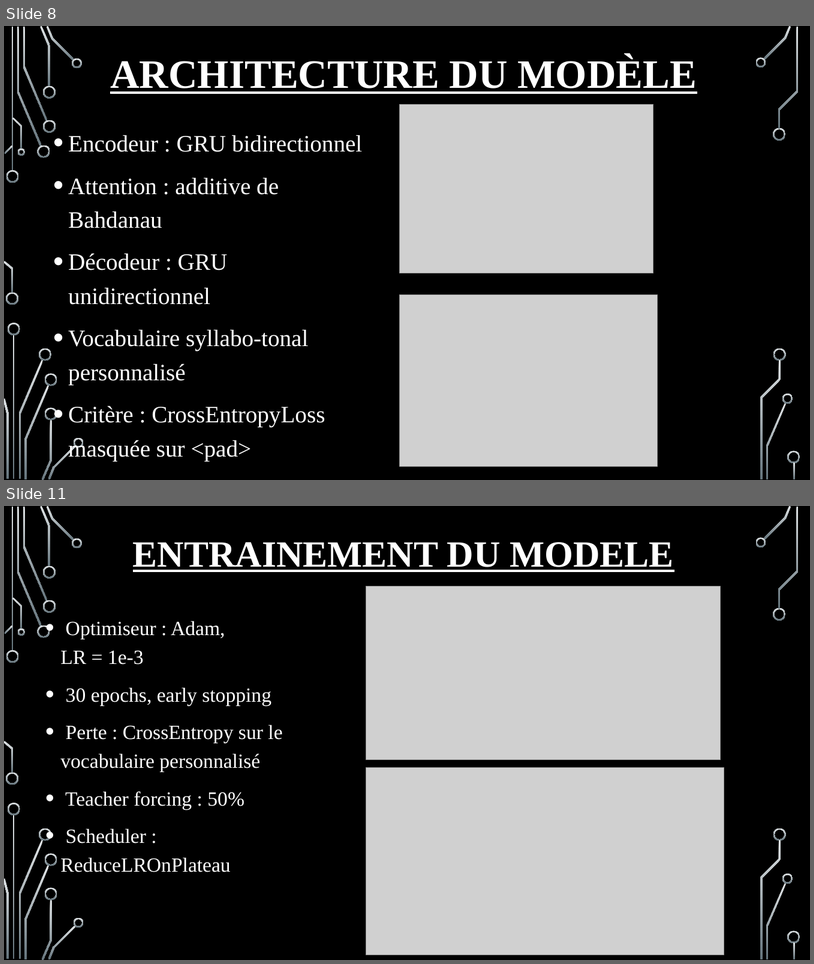
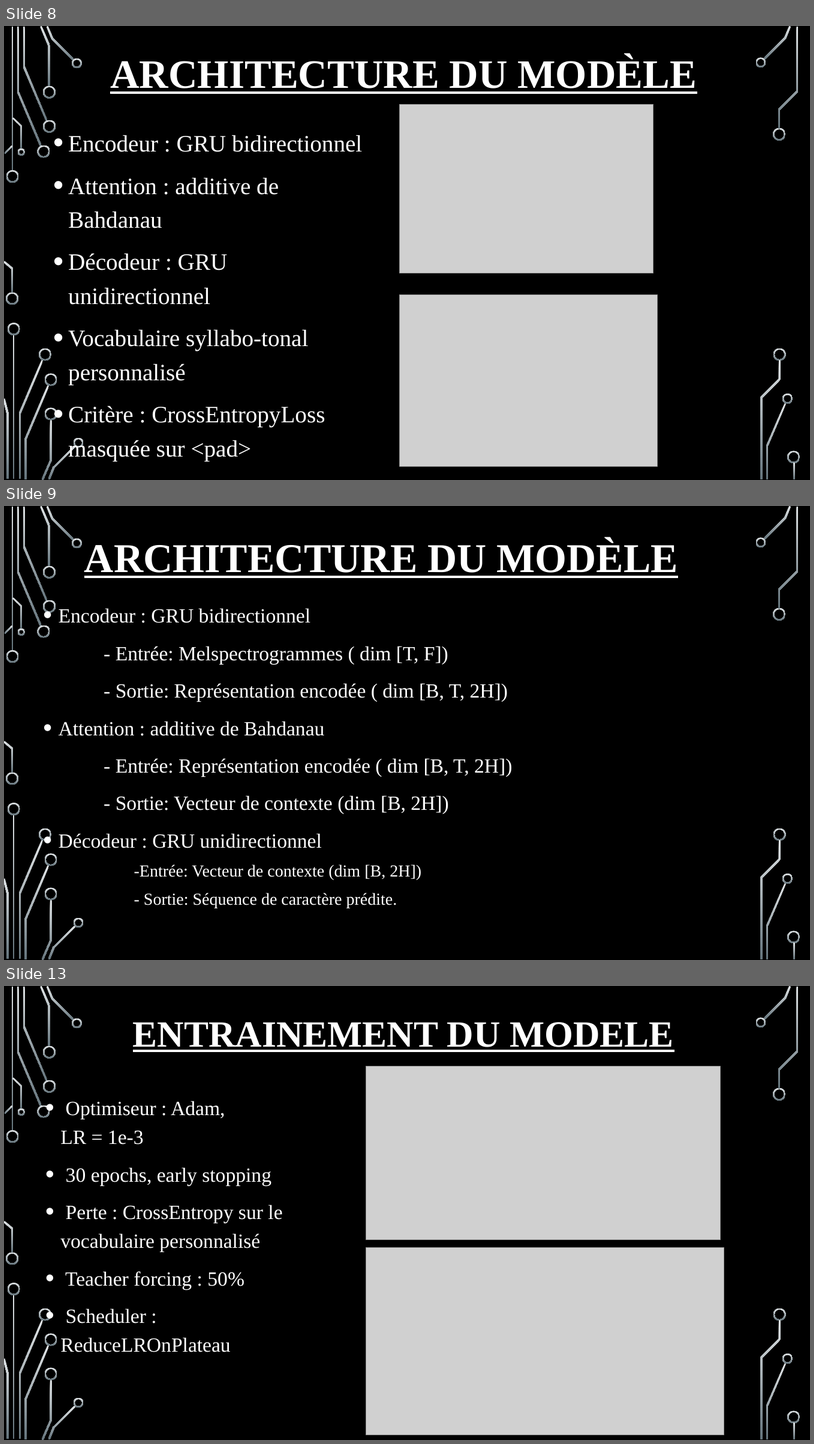
Before and after one commit to NFChristianJ/RNN-pour-ASR-en-Yemba, a slide deck: documentations/ASR pour le Yemba.pptx. Shown one above the other, each under a label of ours: slides 8 and 11 before the commit, slides 8, 9 and 13 after it; the slides between them are not shown. The pictures are 814x964 and 814x1444 pixels, drawn with LibreOffice and Linux fonts; fonts in the diff are those of the drawing; grey boxes stand for pictures; background and template pictures are left out. Boxes give left, top, right and bottom in pixels: in the first picture for what was removed or moved away, otherwise in the second. Text is boxed around its words. In the diff, an @@ line names an element or a change of style, - is before the commit and + after.

```diff
--- a/documentations/ASR pour le Yemba.pptx
+++ b/documentations/ASR pour le Yemba.pptx
@@ slide 9 added at (x1=4, y1=506, x2=810, y2=960), background picture (left out); not listed: 36 template elements that a slide beside it also shows @@
@@ title added at (x1=84, y1=540, x2=678, y2=578), 48.6 pt, text #FFFFFF, bold, underline @@
+ARCHITECTURE DU MODÈLE
@@ text added at (x1=59, y1=608, x2=512, y2=908), 24 pt, text #FFFFFF @@
+• Encodeur : GRU bidirectionnel
+- Entrée: Melspectrogrammes ( dim [T, F])
+- Sortie: Représentation encodée ( dim [B, T, 2H])
+• Attention : additive de Bahdanau
+- Entrée: Représentation encodée ( dim [B, T, 2H])
+- Sortie: Vecteur de contexte (dim [B, 2H])
+• Décodeur : GRU unidirectionnel
+  -Entrée: Vecteur de contexte (dim [B, 2H])
+  - Sortie: Séquence de caractère prédite.
@@ what was slide 11 is now slide 13 @@
```
Also in this commit, not shown: 4 slides changed, 1 other slide added.
